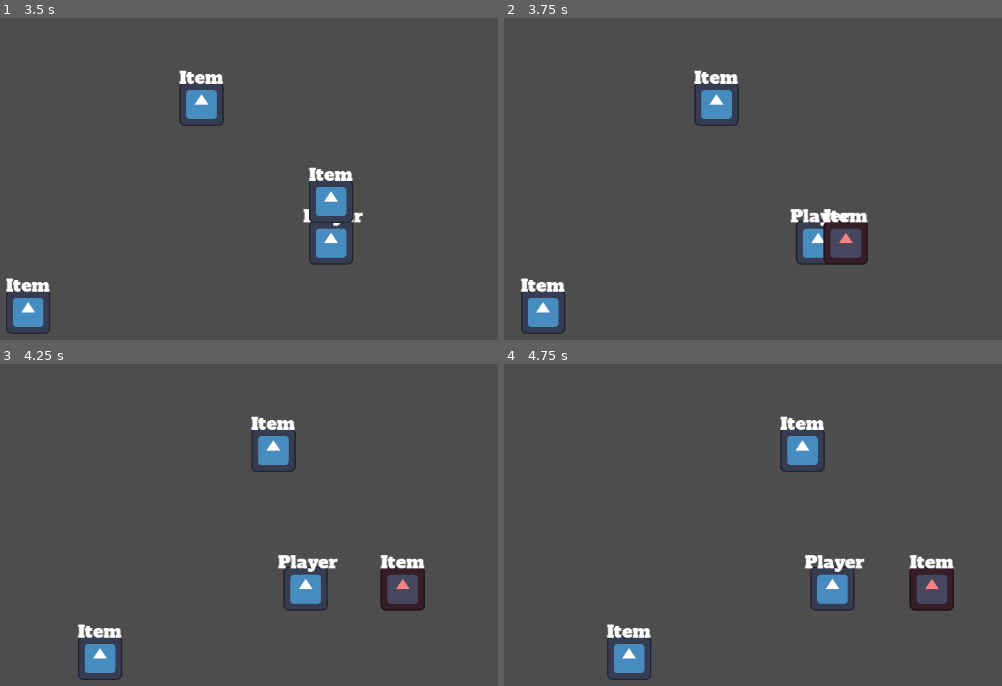
Above: before the commit, frames 1-4 (two rows, left to right).
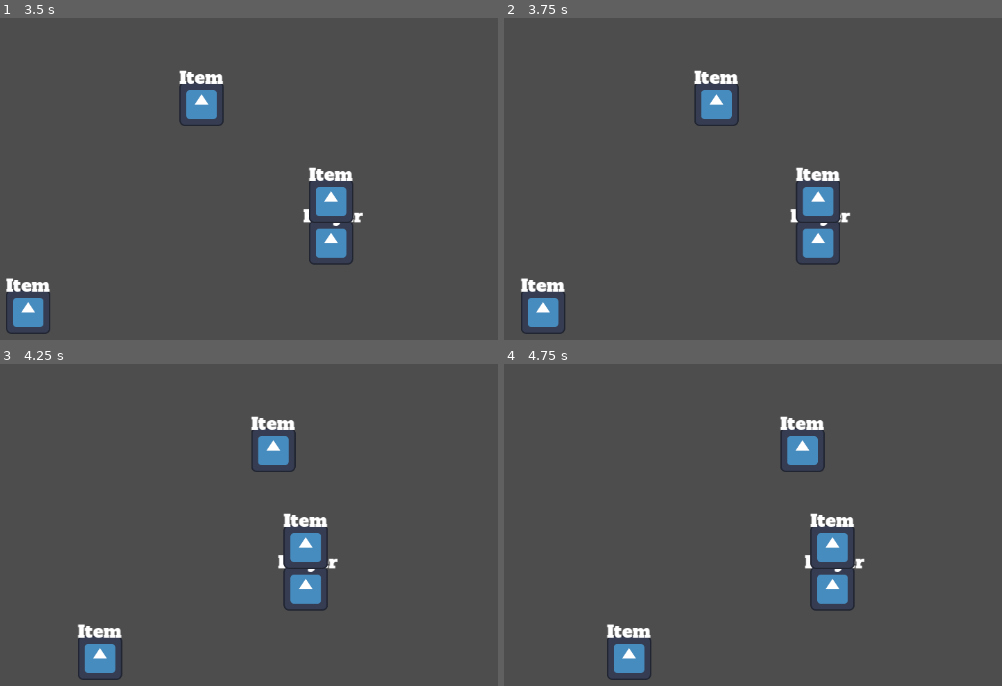
Above: after the commit, the same moments.

Repository: poga/dark-sea
Game: Godot game, scene res://scenes/game/main.tscn
The game is run twice, just before and just after one commit, with the same random seed, the same clock (stepped at 60 frames per second) and the same inputs. The project has no main scene, so this scene is started directly. The engine's default icon, where the game draws it, is replaced by a stand-in: a white triangle on a blue panel in a dark square.
Inputs (mouse positions are in pixels of both pictures, inside the frame that each line leads up to):
- Up to frame 1 (3.5 s): tap Enter at 0.5 s; move the mouse to (outside the picture) at 0.52 s; hold D (move_right) 0.53-1.25 s; hold Space (interact) 0.53-1.25 s; click (outside the picture) at 0.67 s; drag from (169, 265) to (358, 243) at 1.27 s; move the mouse to (408, 143) at 2.02 s; hold D (move_right) 2.03-2.75 s; hold Shift 2.03-2.75 s; tap Space (interact) at 2.3 s; drag from (288, 333) to (358, 201) at 2.77 s
- Up to frame 2 (3.75 s): move the mouse to (outside the picture) at 3.52 s; hold A (move_left) from 3.53 s (still down); hold Space (interact) from 3.53 s (still down); tap Ctrl at 3.6 s
- Up to frame 3 (4.25 s): keep holding A (move_left); keep holding Space (interact)
- Up to frame 4 (4.75 s): release A (move_left) at 4.25 s; release Space (interact) at 4.25 s; drag from (593, 521) to (777, 450) at 4.27 s

Frame 1 is identical in both runs. In frame 2, 2.0% of the frame differs, in the area x 58-74%, y 46-77%; in frame 3, 2.1%, in the area x 56-86%, y 46-77%; in frame 4, 2.1%.

Commit message:
feat: add zone-aware item dropping (tower=turret, beach=pickup, sea=blocked)
Co-Authored-By: Claude Opus 4.6 <noreply@anthropic.com>

Diff:
--- /dev/null
+++ b/core/tests/test_zone_dropping.gd
@@ -0,0 +1,51 @@
+extends GutTest
+
+var player: CharacterBody2D
+var item_scene: PackedScene = preload("res://scenes/item/item.tscn")
+const ZoneScript = preload("res://scenes/zones/zone.gd")
+
+func before_each():
+	player = preload("res://scenes/player/player.tscn").instantiate()
+	add_child_autofree(player)
+
+func _make_item(pos: Vector2) -> Area2D:
+	var item: Area2D = item_scene.instantiate()
+	add_child_autofree(item)
+	item.global_position = pos
+	return item
+
+func _pick_up_item(item: Area2D) -> void:
+	player._items_in_range.append(item)
+	player.pick_up_nearest_item()
+
+func test_current_zone_initially_null():
+	assert_null(player.current_zone)
+
+func test_can_drop_returns_false_when_no_zone():
+	assert_false(player.can_drop())
+
+func test_can_drop_returns_true_in_tower_zone():
+	player.current_zone = ZoneScript.ZoneType.TOWER
+	assert_true(player.can_drop())
+
+func test_can_drop_returns_true_in_beach_zone():
+	player.current_zone = ZoneScript.ZoneType.BEACH
+	assert_true(player.can_drop())
+
+func test_can_drop_returns_false_in_sea_zone():
+	player.current_zone = ZoneScript.ZoneType.SEA
+	assert_false(player.can_drop())
+
+func test_drop_in_tower_zone_sets_turret_state():
+	var item: Area2D = _make_item(Vector2(30, 0))
+	_pick_up_item(item)
+	player.current_zone = ZoneScript.ZoneType.TOWER
+	player.drop_item()
+	assert_eq(item.current_state, item.State.TURRET)
+
+func test_drop_in_beach_zone_keeps_pickup_state():
+	var item: Area2D = _make_item(Vector2(30, 0))
+	_pick_up_item(item)
+	player.current_zone = ZoneScript.ZoneType.BEACH
+	player.drop_item()
+	assert_eq(item.current_state, item.State.PICKUP)
--- a/scenes/item/item.gd
+++ b/scenes/item/item.gd
@@ -28,6 +28,10 @@
 	_update_state_visuals()
 	placed_as_turret.emit()
 
+func drop_as_pickup() -> void:
+	current_state = State.PICKUP
+	_update_state_visuals()
+
 func _update_state_visuals():
 	$PickupState.visible = current_state == State.PICKUP
 	$TurretState.visible = current_state == State.TURRET
--- a/scenes/player/player.gd
+++ b/scenes/player/player.gd
@@ -1,4 +1,6 @@
 extends CharacterBody2D
+
+const ZoneScript = preload("res://scenes/zones/zone.gd")
 
 signal item_picked_up(item: Area2D)
 signal item_dropped(item: Area2D, drop_position: Vector2)
@@ -8,6 +10,7 @@
 
 var held_item: Area2D = null
 var _items_in_range: Array[Area2D] = []
+var current_zone = null  # ZoneScript.ZoneType or null
 
 func _ready():
 	$Camera2D.position_smoothing_speed = camera_smoothing_speed
@@ -22,7 +25,8 @@
 func _unhandled_input(event: InputEvent):
 	if event.is_action_pressed("interact"):
 		if held_item:
-			drop_item()
+			if can_drop():
+				drop_item()
 		else:
 			pick_up_nearest_item()
 
@@ -50,19 +54,33 @@
 	nearest.position = Vector2.ZERO
 	item_picked_up.emit(nearest)
 
+func can_drop() -> bool:
+	if current_zone == null:
+		return false
+	return current_zone != ZoneScript.ZoneType.SEA
+
 func drop_item():
 	var item: Area2D = held_item
 	var drop_pos: Vector2 = global_position
 	held_item = null
-	item.drop()
+	if current_zone == ZoneScript.ZoneType.TOWER:
+		item.drop()
+	else:
+		item.drop_as_pickup()
 	$HoldPosition.remove_child(item)
 	get_parent().add_child(item)
 	item.global_position = drop_pos
 	item_dropped.emit(item, drop_pos)
 
 func _on_pickup_zone_area_entered(area: Area2D):
-	if area != held_item:
+	if "zone_type" in area:
+		current_zone = area.zone_type
+	elif area != held_item:
 		_items_in_range.append(area)
 
 func _on_pickup_zone_area_exited(area: Area2D):
-	_items_in_range.erase(area)
+	if "zone_type" in area:
+		if current_zone == area.zone_type:
+			current_zone = null
+	else:
+		_items_in_range.erase(area)
Not shown, added: core/tests/test_zone_dropping.gd.uid
